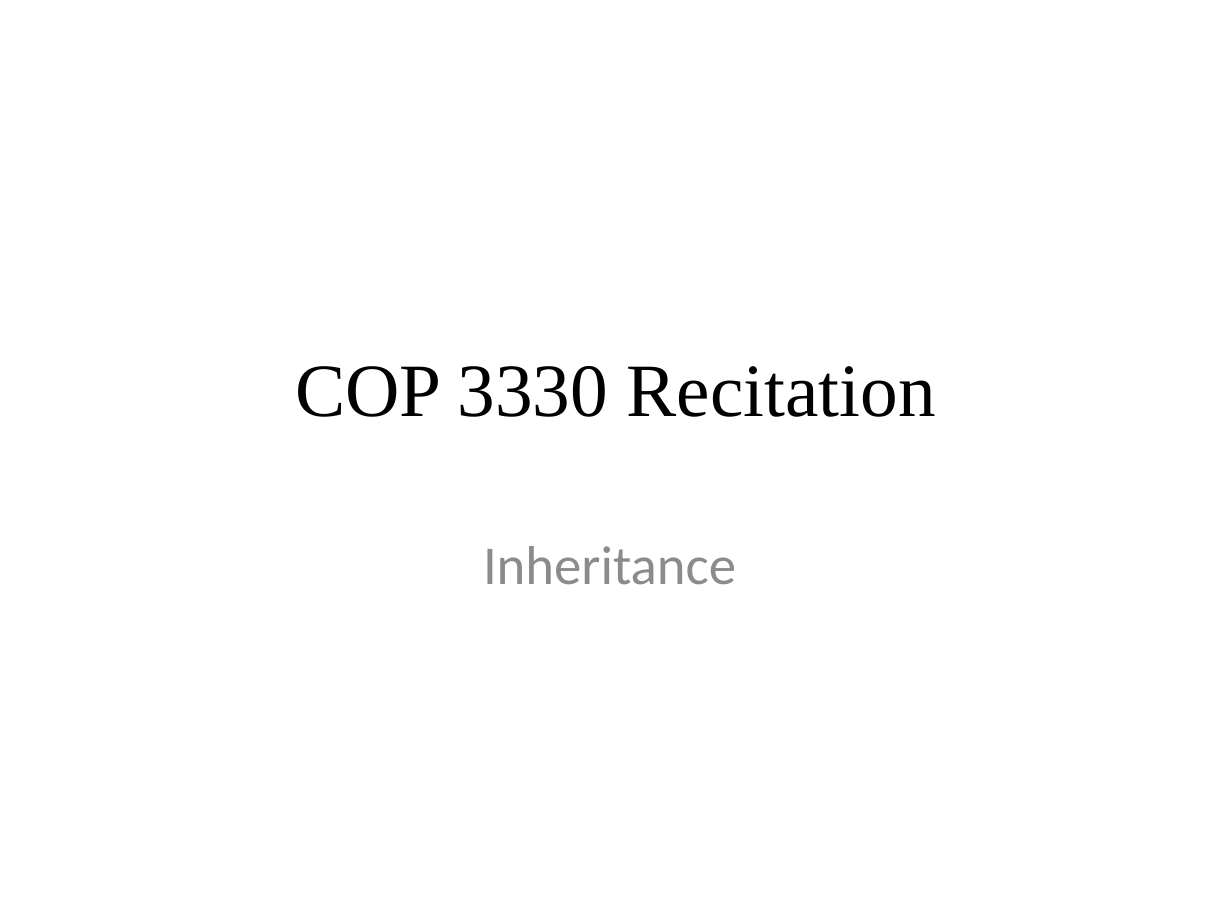
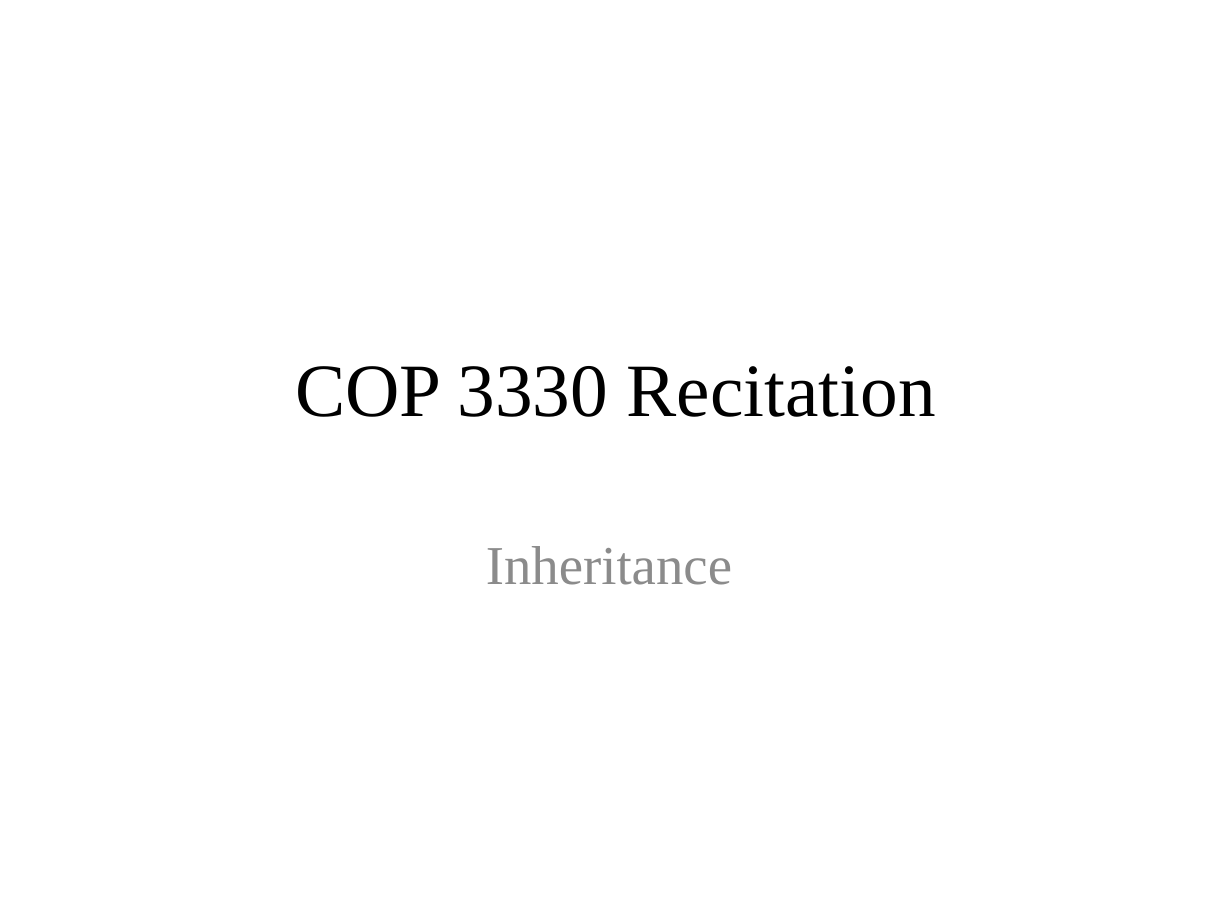
Before and after one commit to muye20/COP3330, a slide deck: slide 1 of Inheritance/InheritancePPT.pptx. Drawn at 1232x924 pixels with LibreOffice and Linux fonts; fonts in the diff are those of the drawing. Boxes give left, top, right and bottom in pixels: in the first picture for what was removed or moved away, otherwise in the second. Text is boxed around its words. In the diff, an @@ line names an element or a change of style, - is before the commit and + after.

Commit message:
COP3330

```diff
--- a/Inheritance/InheritancePPT.pptx
+++ b/Inheritance/InheritancePPT.pptx
@@ subtitle "Inheritance" at (486,546,732,585): font Calibri to Times New Roman @@
```
